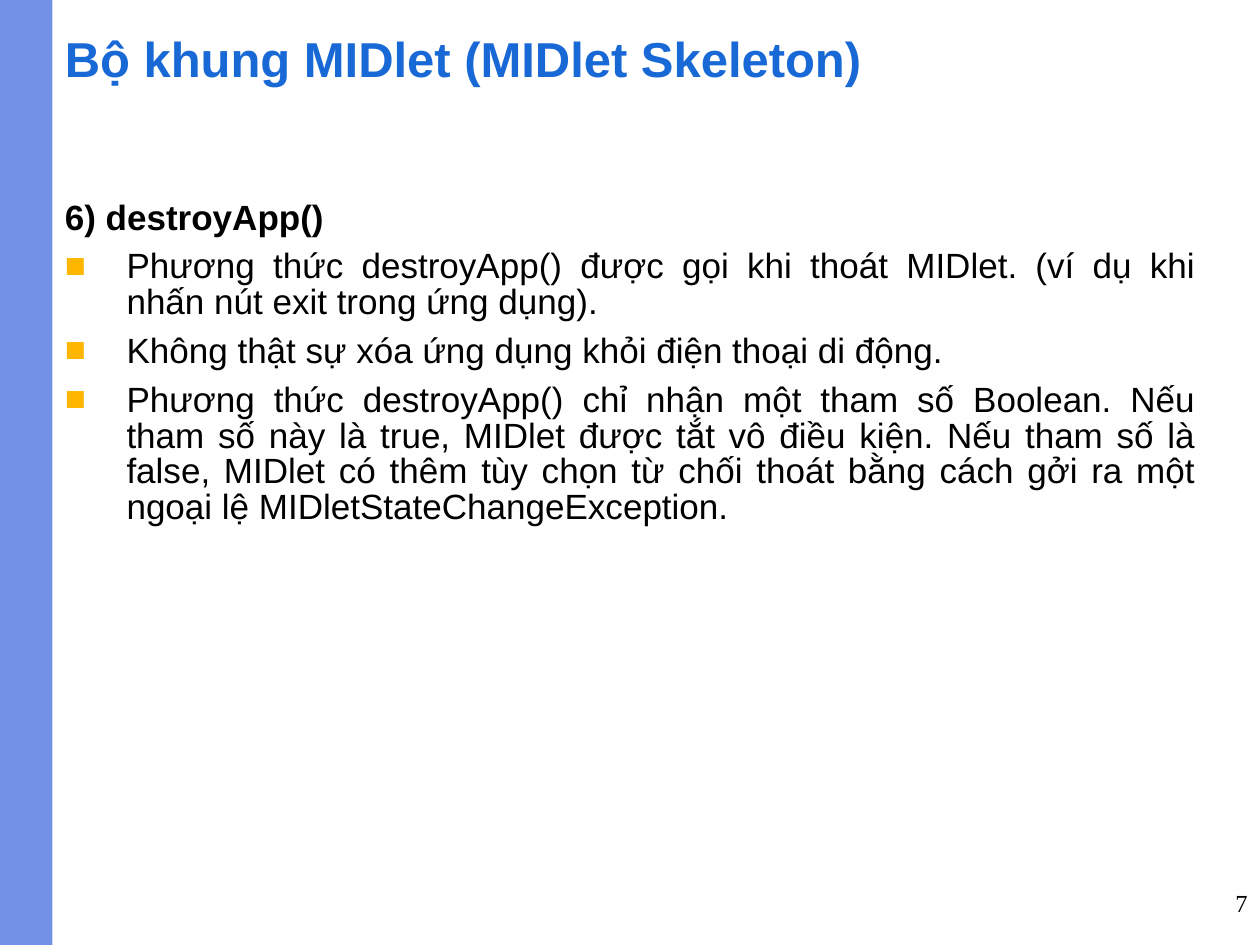
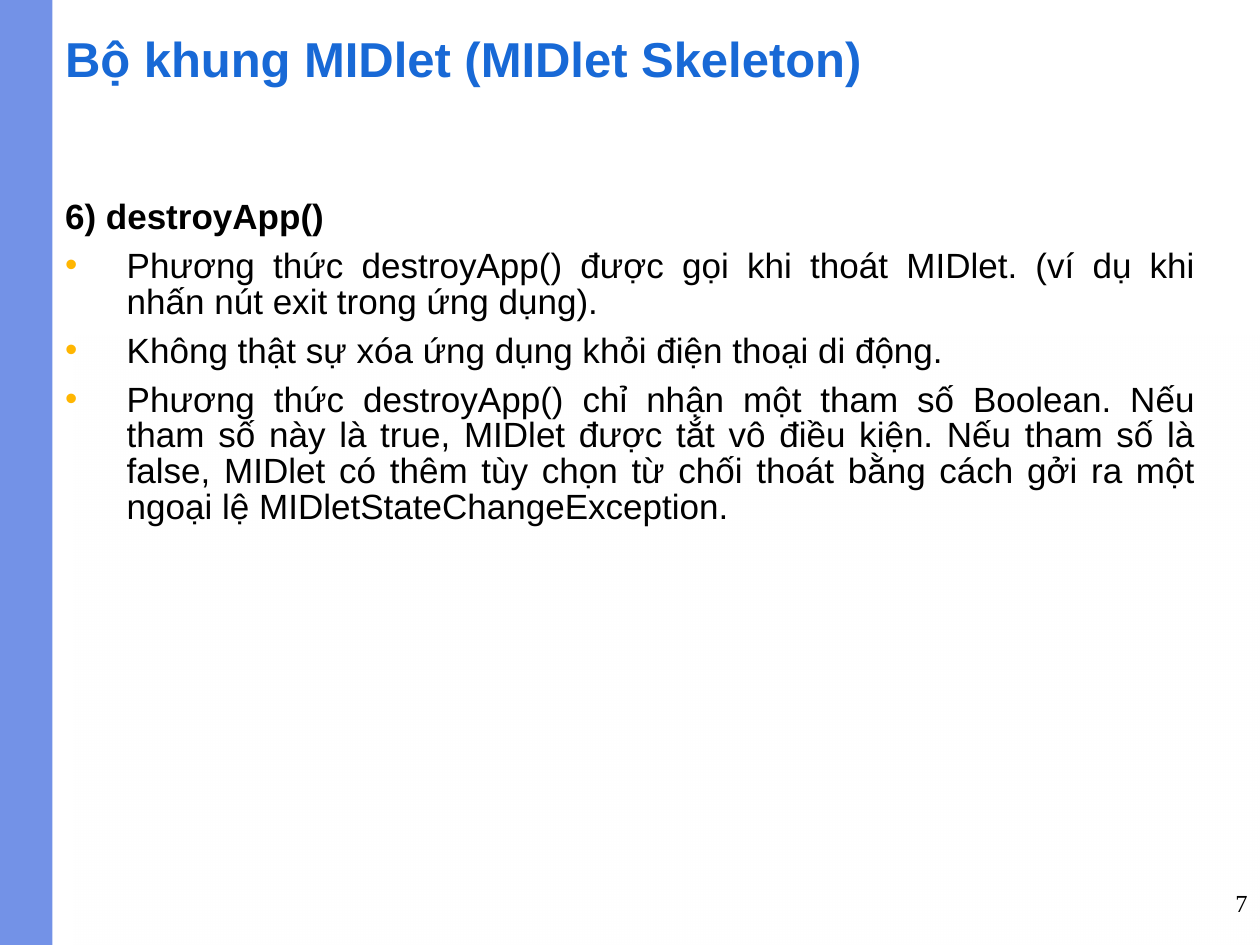
Before and after one commit to Doanlmit/tailieuchuyende08hcb, a slide deck: slide 7 of ChuyenDeLT_HienDai.ThayLoc/J2ME/Slide.J2ME/02-MIDLet.ppt. Drawn at 1260x945 pixels with LibreOffice and Linux fonts; fonts in the diff are those of the drawing; background and template pictures are left out. Boxes give left, top, right and bottom in pixels: in the first picture for what was removed or moved away, otherwise in the second. Text is boxed around its words. In the diff, an @@ line names an element or a change of style, - is before the commit and + after.

```diff
--- a/ChuyenDeLT_HienDai.ThayLoc/J2ME/Slide.J2ME/02-MIDLet.ppt
+++ b/ChuyenDeLT_HienDai.ThayLoc/J2ME/Slide.J2ME/02-MIDLet.ppt
@@ text at (x1=127, y1=252, x2=1195, y2=526): bullet ■ to • @@
@@ rectangle at (x1=73, y1=336, x2=693, y2=945): fill gradient #FFFFFF to #FEFEFE to gradient #FFFFFF @@
@@ rectangle at (x1=640, y1=336, x2=1260, y2=945): fill gradient #FFFFFF to #FEFEFE to gradient #FFFFFF @@
```
Also in this commit, not shown: 13 other slides changed, 2 other files.
